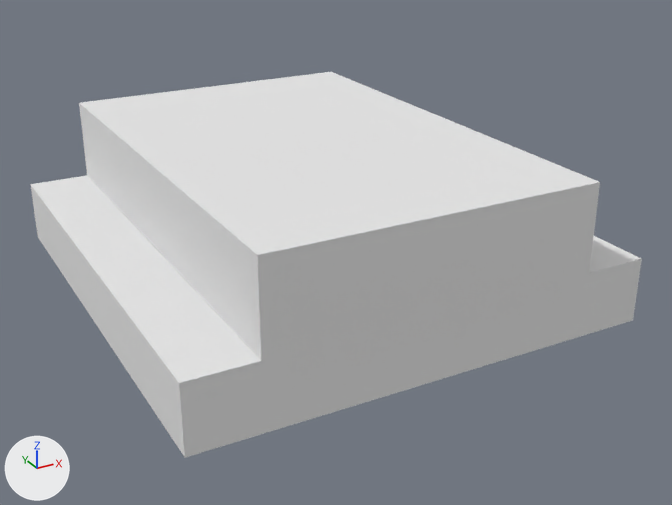
An edit to the OBJ model assets/meshes/collector.obj, drawn before and after from the same camera.
Before and after are seen from a 50 mm lens placed at (-3.75, -7.42, 3.18), pointed at (-0.01, -0.61, -0.23). Lighting does not change. The marker at lower left points along +X, +Y and +Z. The first picture is the older version. Where no turn or scale is listed for an object, it has been applied to the vertices. Vertices at exactly the same position are counted once.

Before the edit, the objects in view are built like this:
```python
me_collector = bpy.data.meshes.new('collector')
me_collector.from_pydata(...)  # 20 vertices, 18 faces; spans x -2.1..2.1, y -2.25..2.25, z -0.7..0.7
# faces by material slot: [6, 12]
me_collector.materials.append(mat_c28)  # white #e7e7e7
me_collector.materials.append(mat_c14)  # white #e7e7e7
ob_collector = bpy.data.objects.new('collector', me_collector)
ob_collector.location = (0.0, 0.0, 0.0)
```
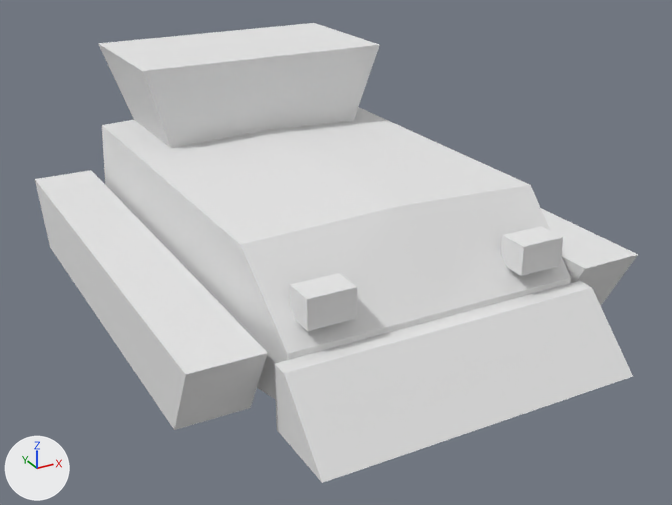
Changed parts and their boxes (x1, y1, x2, y2) in the pictures (672 x 505 px):
```json
{"object": "collector", "change": "reshaped", "before": [30, 72, 642, 458], "after": [35, 23, 638, 483], "on screen": "19% taller"}
```

Edits to the scene script, one JSON object a line:
```json
{"op": "add", "block": "mat_c17", "code": ["mat_c17 = principled_material('c17')", "mat_c17.base_color = (0.8, 0.8, 0.8)  # white #e7e7e7", "mat_c17.roughness = 1.0"]}
{"op": "add", "block": "mat_c00", "code": ["mat_c00 = principled_material('c00')", "mat_c00.base_color = (0.8, 0.8, 0.8)  # white #e7e7e7", "mat_c00.roughness = 1.0"]}
{"op": "add", "block": "mat_c01", "code": ["mat_c01 = principled_material('c01')", "mat_c01.base_color = (0.8, 0.8, 0.8)  # white #e7e7e7", "mat_c01.roughness = 1.0"]}
{"block": "me_collector", "where": "# used by ob_collector; location = (0.0, 0.0, 0.0)"}
{"op": "remove", "block": "me_collector", "code": "me_collector.from_pydata(...)  # 20 vertices, 18 faces; spans x -2.1..2.1, y -2.25..2.25, z -0.7..0.7"}
{"op": "add", "block": "me_collector", "code": "me_collector.from_pydata(...)  # 72 vertices, 115 faces; spans x -2.05..2.05, y -2.95..2.25, z -0.7..1.3"}
{"block": "me_collector", "change": "me_collector part 1: the whole mesh is rebuilt"}
{"op": "add", "block": "me_collector", "code": "me_collector.materials.append(mat_c00)  # white #e7e7e7"}
{"op": "add", "block": "me_collector", "code": "me_collector.materials.append(mat_c01)  # white #e7e7e7"}
{"op": "add", "block": "me_collector", "code": "me_collector.materials.append(mat_c17)  # white #e7e7e7"}
```
